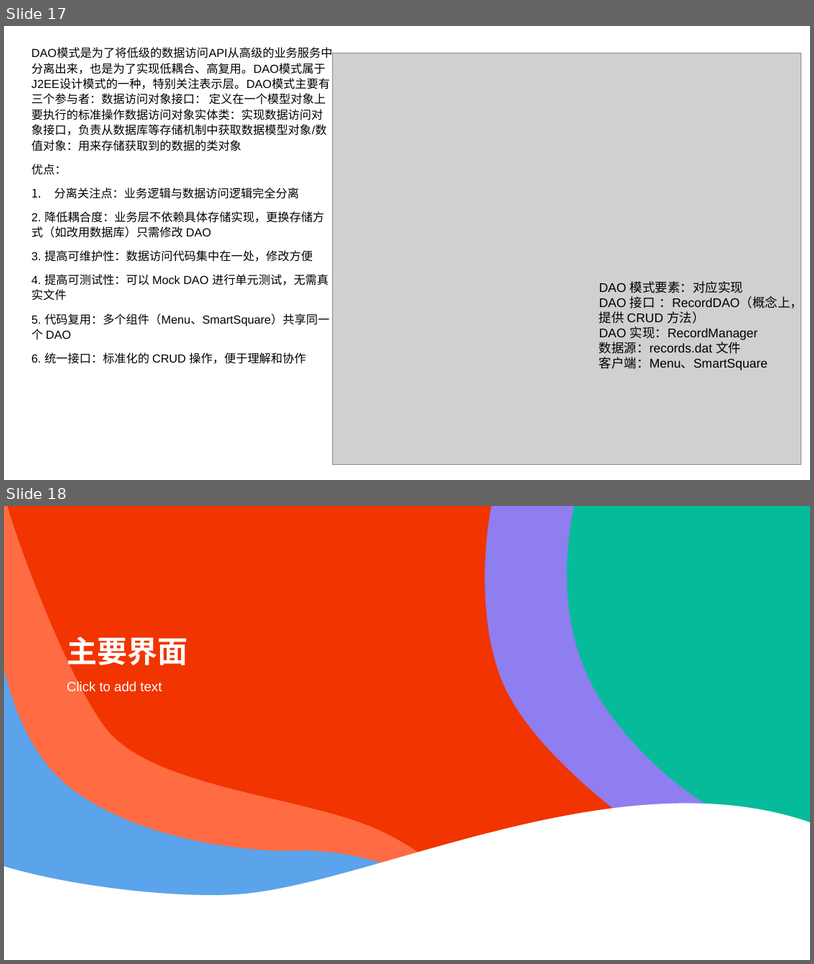
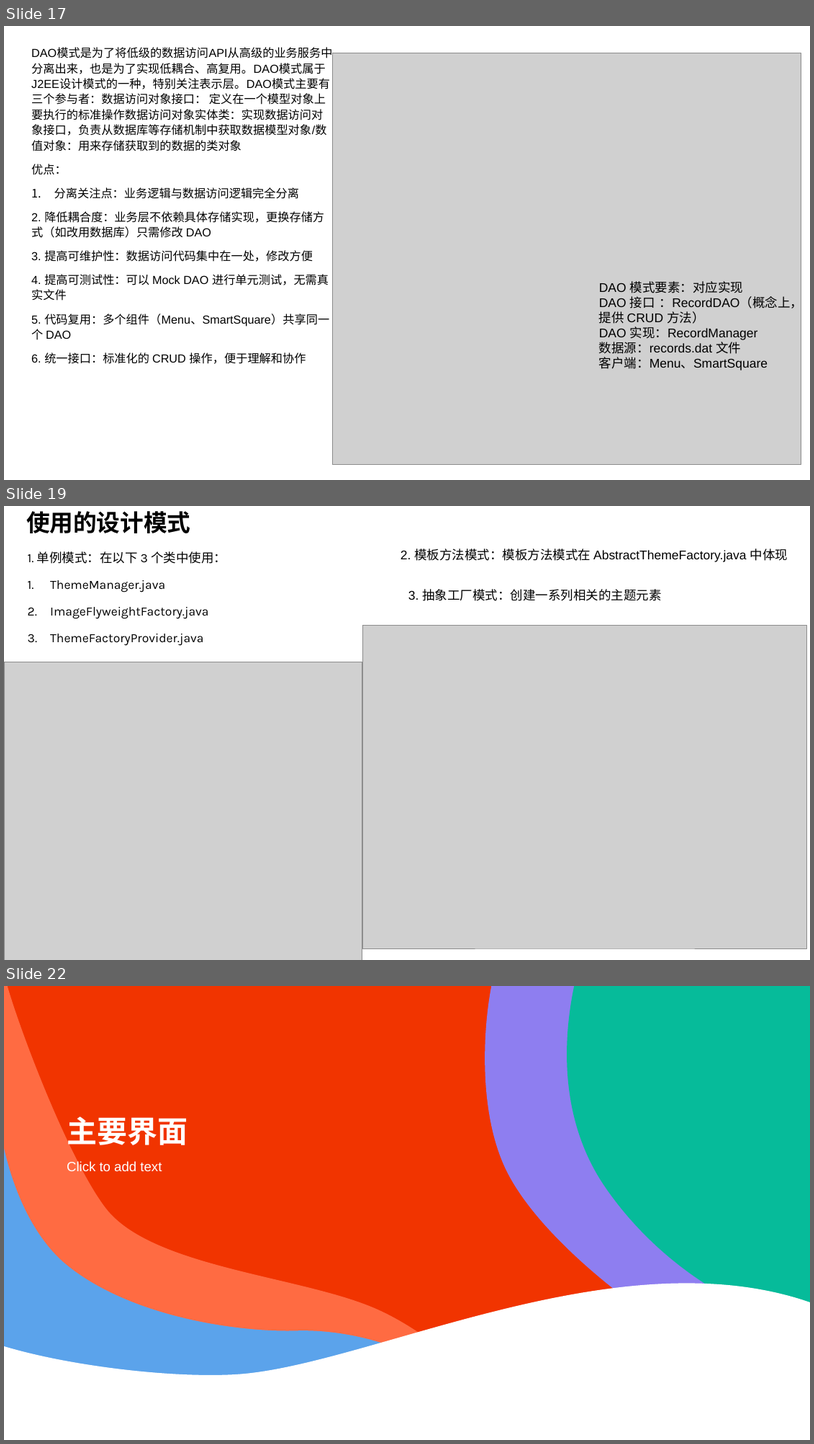
Before and after one commit to wzc506/mineswapper, a slide deck: uml.pptx. Shown one above the other, each under a label of ours: slides 17 and 18 before the commit, slides 17, 19 and 22 after it; the slides between them are not shown. The pictures are 814x964 and 814x1444 pixels, drawn with LibreOffice and Linux fonts; fonts in the diff are those of the drawing; grey boxes stand for pictures. Boxes give left, top, right and bottom in pixels: in the first picture for what was removed or moved away, otherwise in the second. Text is boxed around its words. In the diff, an @@ line names an element or a change of style, - is before the commit and + after.

```diff
--- a/uml.pptx
+++ b/uml.pptx
@@ slide 19 added at (4,506,810,960), background #FFFFFF @@
@@ title added at (26,511,190,533), 28 pt, text #000000, bold @@
+使用的设计模式
@@ text added at (401,548,788,562), 15 pt, text #000000 @@
+2. 模板方法模式：模板方法模式在 AbstractThemeFactory.java 中体现
@@ text added at (28,551,226,646), 15 pt, text #000000 @@
+1. 单例模式：在以下 3 个类中使用：
+1. ThemeManager.java
+2. ImageFlyweightFactory.java
+3. ThemeFactoryProvider.java
@@ text added at (409,589,661,601), 15 pt, text #000000 @@
+3. 抽象工厂模式：创建一系列相关的主题元素
@@ picture added at (363,626,808,948) @@
@@ picture added at (4,662,362,960) @@
@@ what was slide 18 is now slide 22 @@
```
Also in this commit, not shown: 3 other slides added, 35 other files.
